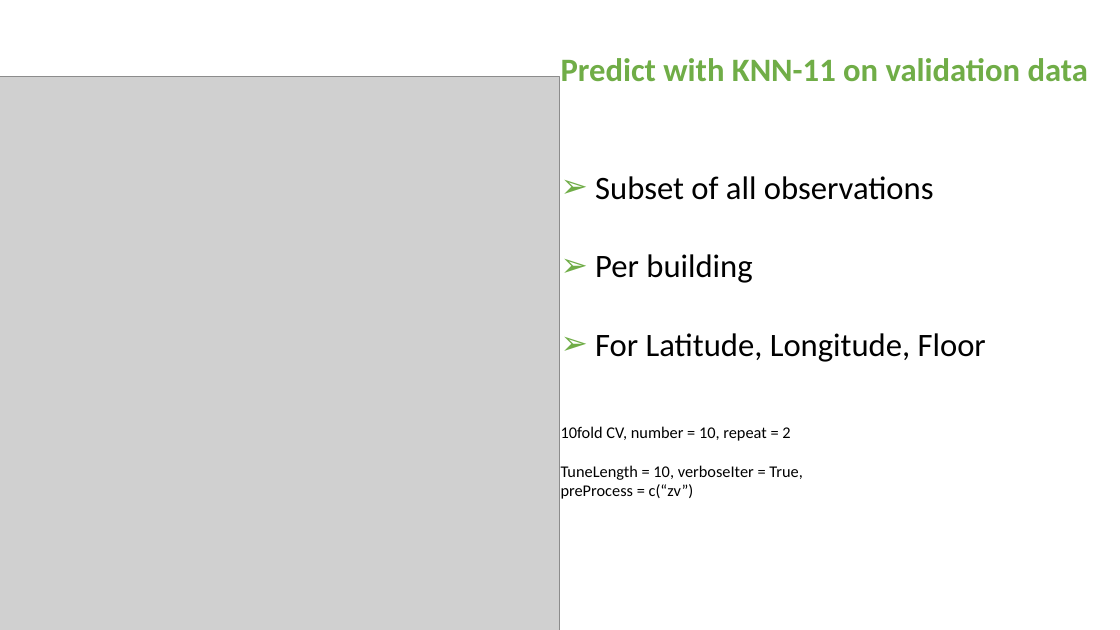
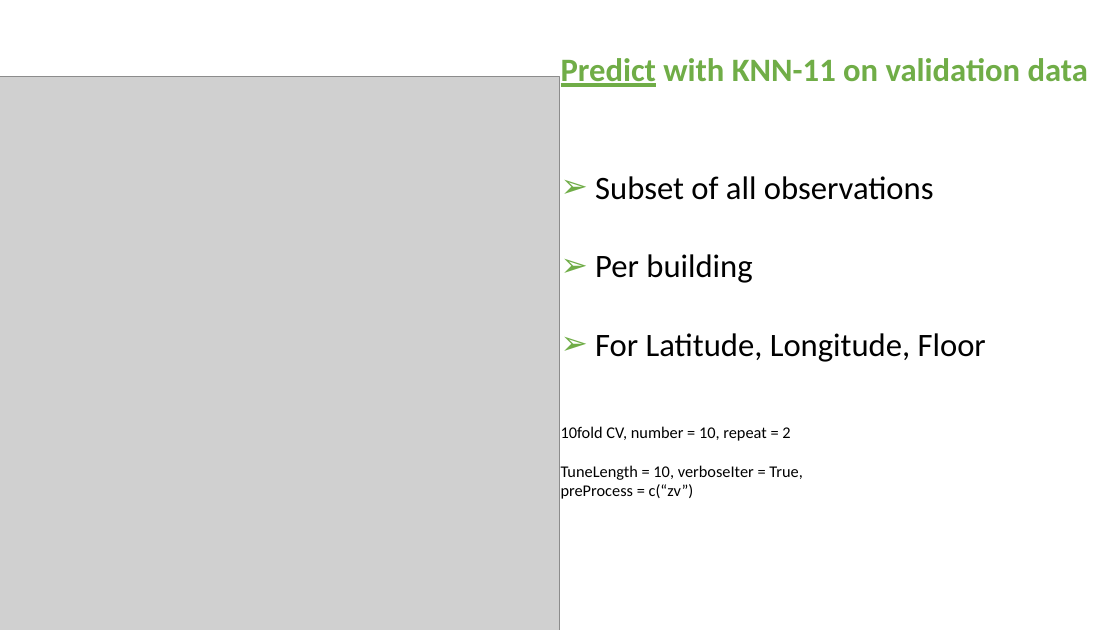
Before and after one commit to NatasjaFortuin/Wifi-locationing, a slide deck: slide 43 of Data etc/Pres Wifi.pptx (slide 45 before the commit). Drawn at 1120x630 pixels with LibreOffice and Linux fonts; fonts in the diff are those of the drawing; grey boxes stand for pictures. Boxes give left, top, right and bottom in pixels: in the first picture for what was removed or moved away, otherwise in the second. Text is boxed around its words. In the diff, an @@ line names an element or a change of style, - is before the commit and + after.

```diff
--- a/Data etc/Pres Wifi.pptx
+++ b/Data etc/Pres Wifi.pptx
@@ text at (561,58,1088,87): underline on in "Predict" @@
```
Also in this commit, not shown: 22 other slides changed, 5 slides added, 3 slides removed, 2 other files.
